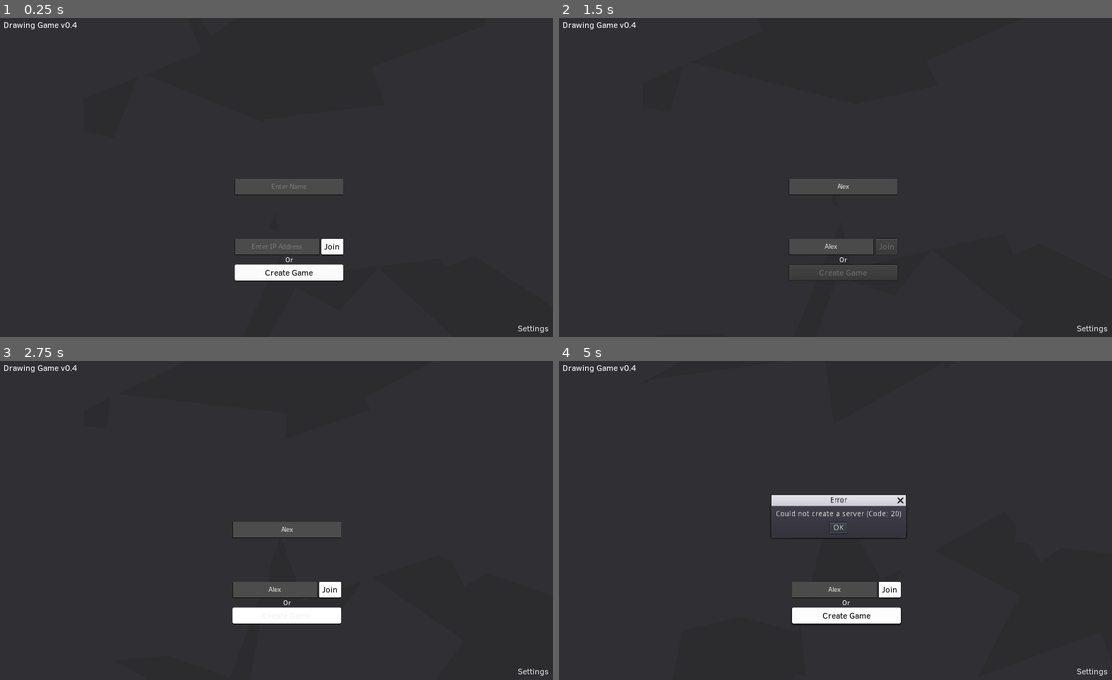
Above: before the commit, frames 1-4 (two rows, left to right).
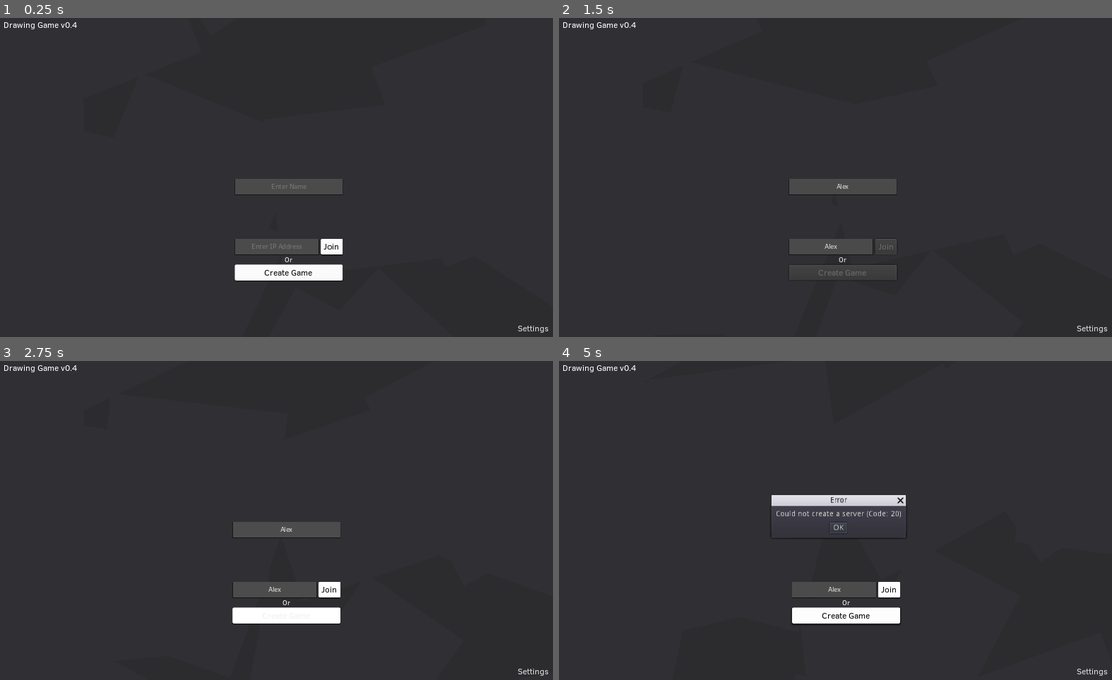
Above: after the commit, the same moments.

Repository: rednir/DrawingGame
Game: Godot game, scene res://Scenes/MainMenu.tscn
The game is run twice, just before and just after one commit, with the same random seed, the same clock (stepped at 60 frames per second) and the same inputs. Sound files missing from this copy of the repository are replaced by a short silence.
Inputs (mouse positions are in pixels of both pictures, inside the frame that each line leads up to):
- Up to frame 1 (0.25 s): no input
- Up to frame 2 (1.5 s): click (846, 187) at 0.52 s; type "Alex" at 0.6 s; click (835, 247) at 0.75 s; type "Alex" at 0.83 s; click "Create Game" at 1.25 s
- Up to frame 3 (2.75 s): click "OK" at 2 s
- Up to frame 4 (5 s): click "Create Game" at 2.75 s; click "OK" at 3.5 s; click "Create Game" at 4.25 s

The runs differ from the first frame. In frame 1, 0.2% of the frame differs, in the area x 47-63%, y 50-83%; in frame 2, 0.1%; in frame 3, less than 0.1%; in frame 4, 0.1%.

Commit message:
change physics fps to 50

Diff:
--- a/project.godot
+++ b/project.godot
@@ -32,6 +32,10 @@
 window/stretch/mode="2d"
 window/stretch/aspect="keep"
 
+[physics]
+
+common/physics_fps=50
+
 [rendering]
 
 quality/driver/driver_name="GLES2"
